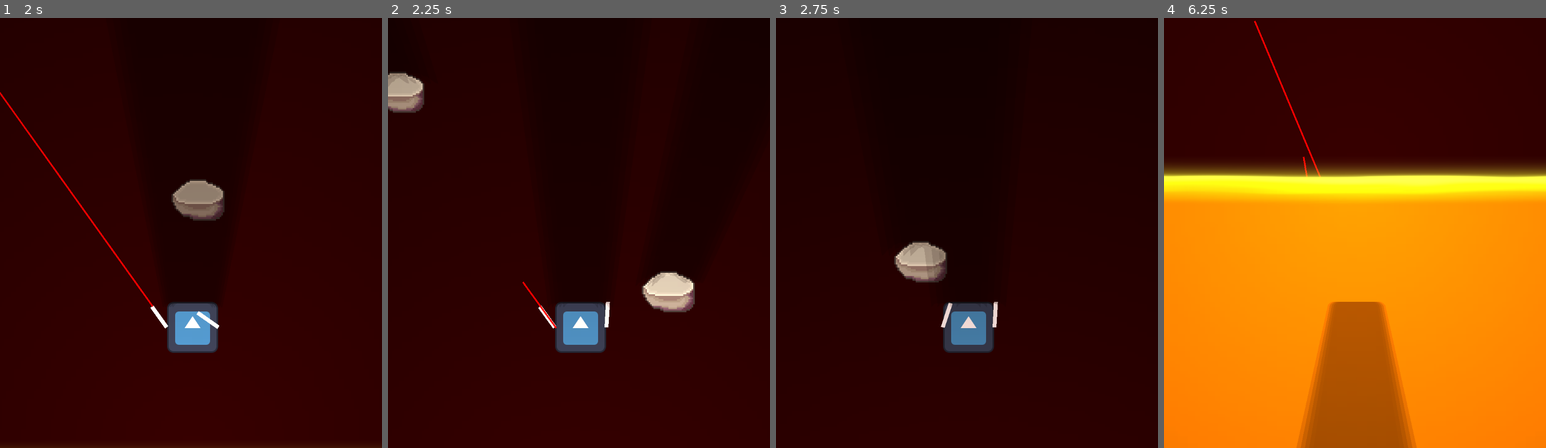
Above: before the commit, frames 1-4 (left to right).
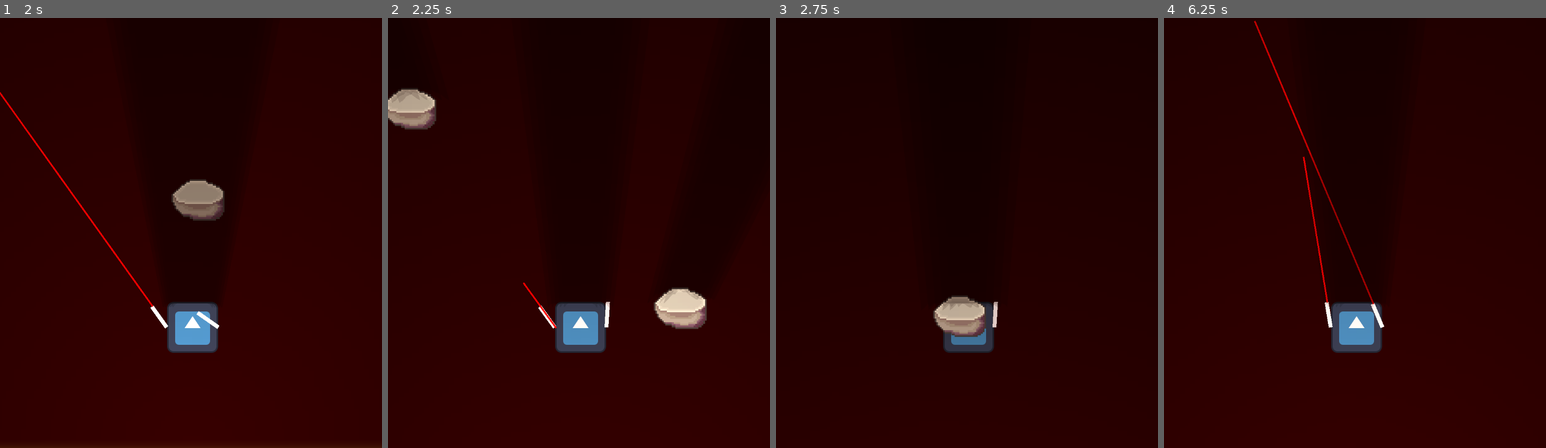
Above: after the commit, the same moments.

Repository: Z3BINI/mini_jam_june
Game: Godot game, scene res://scenes/world/testing_grounds.tscn
Same seed, same stepped clock (60 frames per second), same inputs: the game is played once before the commit and once after it. The engine's default icon, where the game draws it, is replaced by a stand-in: a white triangle on a blue panel in a dark square.
Inputs (mouse positions are in pixels of both pictures, inside the frame that each line leads up to):
- Up to frame 1 (2 s): move the mouse to (275, 211) at 0.52 s; press the mouse at (275, 211) at 0.53 s; hold D (move_right) 0.53-1.28 s; move the mouse to (114, 254) at 1.27 s; release the mouse at (114, 254) at 1.28 s; hold A (move_left) from 1.28 s (still down); tap Space (boost) at 1.35 s; click (114, 254) at 1.55 s
- Up to frame 2 (2.25 s): move the mouse to (617, 138) at 2.02 s; release A (move_left) at 2.03 s; press the mouse at (617, 138) at 2.03 s; hold D (move_right) from 2.03 s (still down)
- Up to frame 3 (2.75 s): keep holding D (move_right)
- Up to frame 4 (6.25 s): move the mouse to (1335, 319) at 2.77 s; release the mouse at (1335, 319) at 2.78 s; right-click (1335, 319) at 2.85 s; click (1335, 319) at 3.05 s; move the mouse to (1469, 297) at 3.52 s; release D (move_right) at 3.53 s; press the mouse at (1469, 297) at 3.53 s; hold A (move_left) 3.53-5.78 s; move the mouse to (1240, 168) at 4.27 s; release the mouse at (1240, 168) at 4.28 s; tap Space (boost) at 4.35 s; click (1240, 168) at 4.55 s; move the mouse to (1374, 233) at 5.02 s; press the mouse at (1374, 233) at 5.03 s; move the mouse to (1297, 125) at 5.77 s; release the mouse at (1297, 125) at 5.78 s; hold D (move_right) from 5.78 s (still down); right-click (1297, 125) at 5.85 s; click (1297, 125) at 6.05 s

Frame 1 is identical in both runs. In frame 2, 2.9% of the frame differs, in the area x 0-84%, y 12-73%; in frame 3, 2.1%; in frame 4, 75%, in the area x 0-100%, y 0-100%.

Commit message:
More room for swinging

Diff:
--- a/scripts/entities/player.gd
+++ b/scripts/entities/player.gd
@@ -75,7 +75,7 @@
 		if left_ready:
 			left_ready = false
 
-			var grapple_hook : GrapplePoint        = grapple_point.instantiate()
+			var grapple_hook : GrapplePoint = grapple_point.instantiate()
 			var shoot_dir : Vector2 = (get_global_mouse_position() - left_grapple_spawn.global_position).normalized()
 
 			grapple_hook.shoot_dir = shoot_dir
@@ -129,13 +129,13 @@
 	match side:
 		"left":
 			left_thing_to_stick = thing
-			left_spring.length = distance_to_thing
+			left_spring.length = distance_to_thing * 1.5
 			left_spring.rest_length = distance_to_thing * 0.75
 			left_spring.node_b = left_thing_to_stick.get_path()
 			left_hooked = true
 		"right":
 			right_thing_to_stick = thing
-			right_spring.length = distance_to_thing
+			right_spring.length = distance_to_thing * 1.5
 			right_spring.rest_length = distance_to_thing * 0.75
 			right_spring.node_b = right_thing_to_stick.get_path()
 			right_hooked = true
